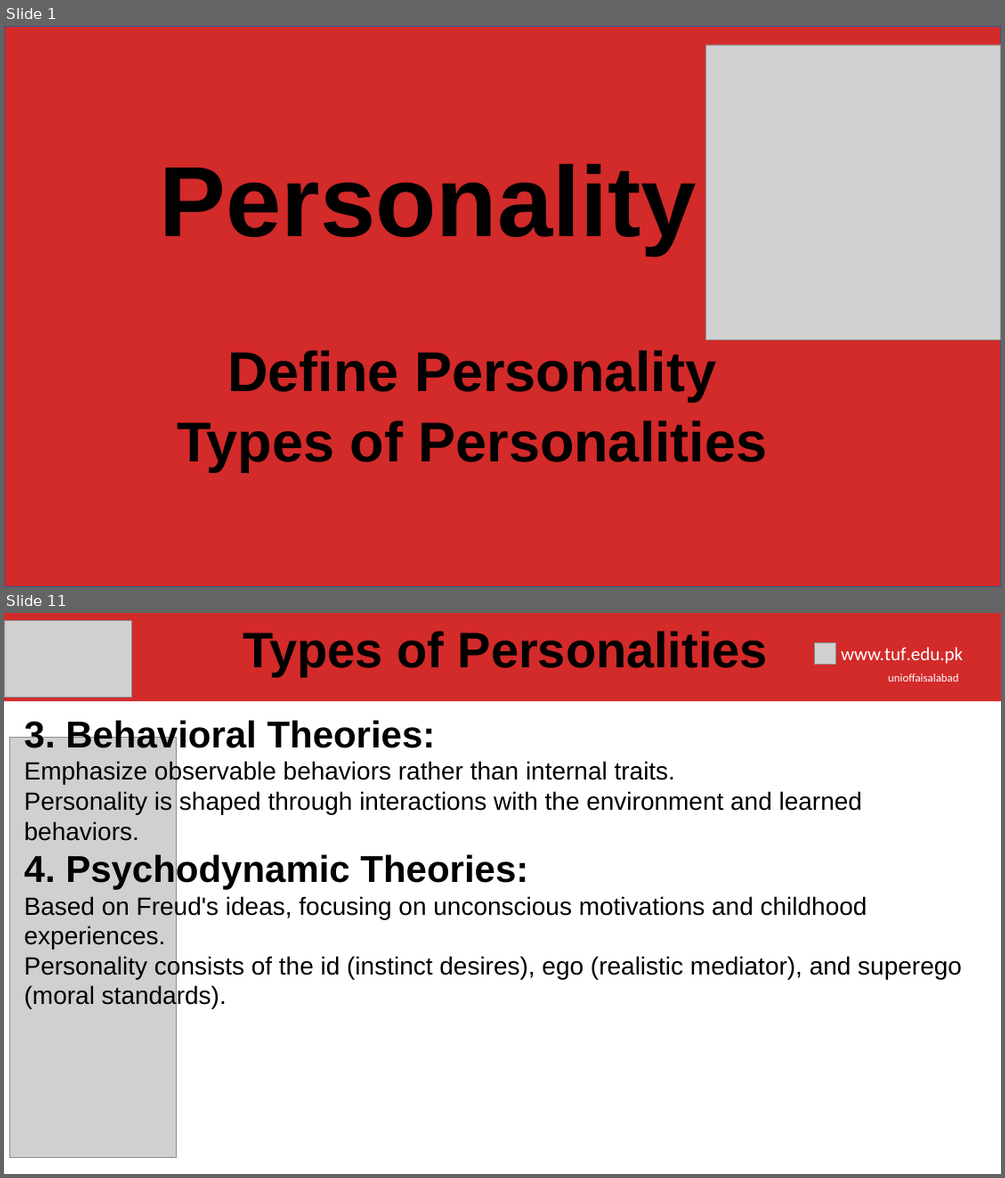
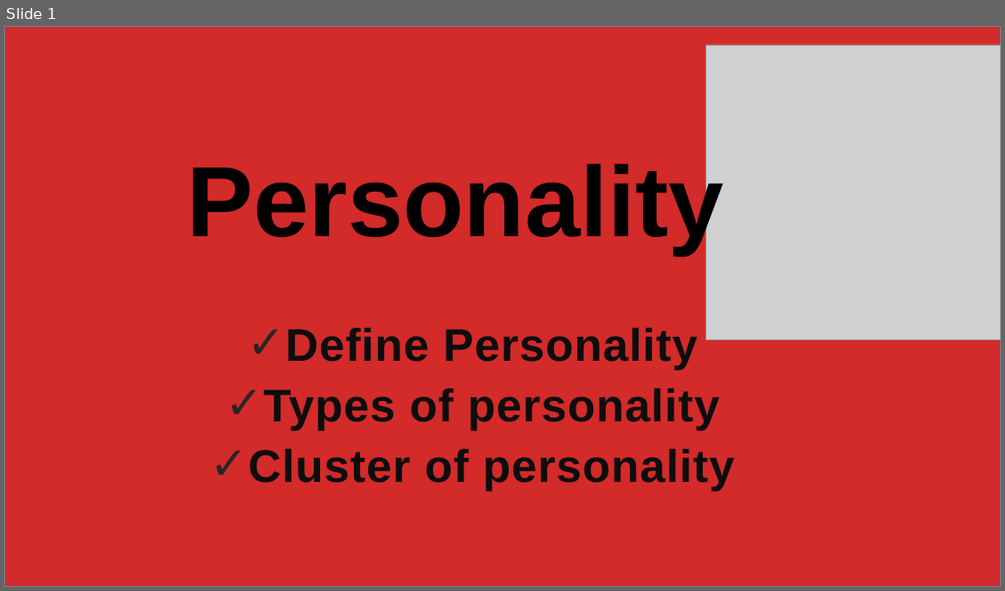
Before and after one commit to hamnasz/Semester-IV, a slide deck: Psychology/Mids/Slides/Lecture # 6.pptx. Shown one above the other, each under a label of ours: slides 1 and 11 before the commit, slide 1 after it; the slides between them are not shown. The pictures are 1005x1178 and 1005x591 pixels, drawn with LibreOffice and Linux fonts; fonts in the diff are those of the drawing; grey boxes stand for pictures; background and template pictures are left out. Boxes give left, top, right and bottom in pixels: in the first picture for what was removed or moved away, otherwise in the second. Text is boxed around its words. In the diff, an @@ line names an element or a change of style, - is before the commit and + after.

```diff
--- a/Psychology/Mids/Slides/Lecture # 6.pptx
+++ b/Psychology/Mids/Slides/Lecture # 6.pptx
@@ slide 11 removed at (4, 613, 1001, 1174), background #FFFFFF @@
@@ picture removed at (4, 620, 131, 698) @@
@@ text removed at (243, 631, 768, 676) @@
-Types of Personalities
@@ group removed at (4, 613, 1001, 701): 2 texts, 1 rectangle, 1 picture @@
-unioffaisalabad
-www.tuf.edu.pk
@@ text removed at (24, 717, 962, 1008) @@
-3. Behavioral Theories:
-Emphasize observable behaviors rather than internal traits.
-Personality is shaped through interactions with the environment and learned behaviors.
-4. Psychodynamic Theories:
-Based on Freud's ideas, focusing on unconscious motivations and childhood experiences.
-Personality consists of the id (instinct desires), ego (realistic mediator), and superego (moral standards).
@@ picture removed at (10, 737, 177, 1159) @@
@@ slide 1 changed as well @@
@@ rectangle at (4, 26, 1001, 587): outline #325491 1 pt to #6D879B 1 pt @@
@@ rectangle added at (111, 130, 894, 483), fill #FFFFFF @@
@@ text "Personality" rewrapped from (160, 164, 696, 254) to (187, 157, 724, 254) @@
@@ subtitle "Define Personality": place and size @@
-subtitle "Define Personality" at (177, 350, 768, 472)
+subtitle "Define Personality" at (248, 328, 735, 491)
@@ subtitle at (285, 328, 697, 370): size 54 to 44 pt, text colour #000000 to #0D0D0D, letter spacing 0 to 0.8 pt in "Define Personality"; bullet none to ✓; line spacing 0.9 to 1.1; less space between paragraphs @@
@@ subtitle at (248, 388, 735, 491): text changed; size 54 to 44 pt; text colour #000000 to #0D0D0D @@
-Types of Personalities
+✓ Types of personality
+✓ Cluster of personality
```
Also in this commit, not shown: 2 other slides changed, 9 slides added, 8 other slides removed, 4 other files.
